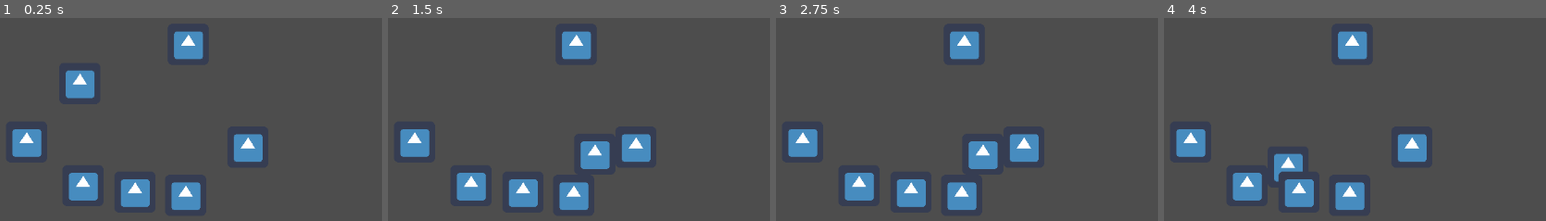
Above: before the commit, frames 1-4 (left to right).
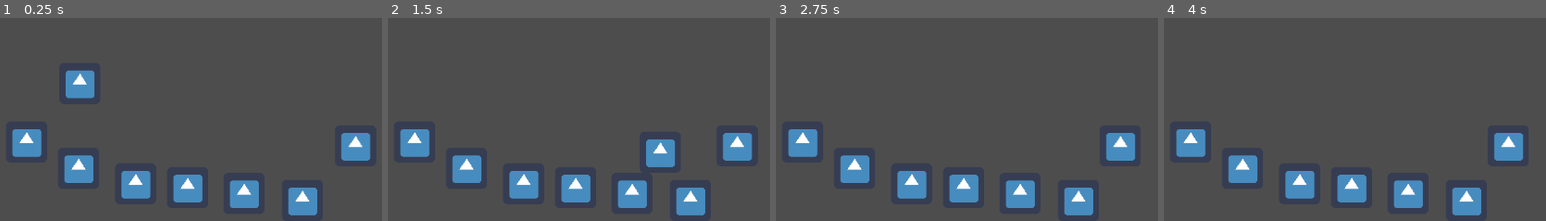
Above: after the commit, the same moments.

Repository: phepro/Project-informatica-1
Game: Godot game, scene res://main.tscn
Two runs of this game, one before a commit and one after it. Both use one fixed random seed, a clock stepped at 60 frames per second and the inputs below. The engine's default icon, where the game draws it, is replaced by a stand-in: a white triangle on a blue panel in a dark square.
Inputs (mouse positions are in pixels of both pictures, inside the frame that each line leads up to):
- Up to frame 1 (0.25 s): no input
- Up to frame 2 (1.5 s): move the mouse to (outside the picture) at 0.52 s; press the mouse at (outside the picture) at 0.53 s; hold Right (move_right) 0.53-1.28 s; move the mouse to (556, 34) at 1.27 s; release the mouse at (556, 34) at 1.28 s; hold Down (move_down) from 1.28 s (still down); click (556, 34) at 1.35 s
- Up to frame 3 (2.75 s): tap Enter at 2 s; move the mouse to (outside the picture) at 2.02 s; release Down (move_down) at 2.03 s; press the mouse at (outside the picture) at 2.03 s; hold Right (move_right) from 2.03 s (still down)
- Up to frame 4 (4 s): tap Space at 2.75 s; move the mouse to (1442, 95) at 2.77 s; release Right (move_right) at 2.78 s; release the mouse at (1442, 95) at 2.78 s; hold Up (move_up) 2.78-3.53 s; click (1442, 95) at 2.85 s; move the mouse to (outside the picture) at 3.52 s; press the mouse at (outside the picture) at 3.53 s; hold Left (move_left) from 3.53 s (still down)

The runs differ from the first frame. In frame 1, 8.6% of the frame differs, in the area x 16-98%, y 6-98%; in frame 2, 10%, in the area x 16-96%, y 6-98%; in frame 3, 9.6%; in frame 4, 9.3%.
Error after the commit: Invalid access to property or key 'position' on a base object of type 'null instance'. (res://enemy.gd:16)

Commit message:
Added enemy and attack
I also fixed some things

Diff:
--- /dev/null
+++ b/Game/enemy.gd
@@ -0,0 +1,24 @@
+extends RigidBody2D
+var player_position = Vector2.ZERO
+var speed = 10
+
+# Called when the node enters the scene tree for the first time.
+func _ready() -> void:
+	pass
+
+
+# Called every frame. 'delta' is the elapsed time since the previous frame.
+func _process(delta: float) -> void:
+	pass
+
+
+func _physics_process(delta: float) -> void:
+	player_position = get_node("../player").position
+	if player_position.x > position.x:
+		position.x += speed * delta
+	if player_position.x < position.x:
+		position.x -= speed * delta
+
+
+func _on_body_entered(body: Node) -> void:
+	queue_free()
--- /dev/null
+++ b/Game/enemy.tscn
@@ -0,0 +1,20 @@
+[gd_scene load_steps=4 format=3 uid="uid://1hb6t4avhmy"]
+
+[ext_resource type="Script" uid="uid://dv6wkggivmsrx" path="res://enemy.gd" id="1_7k104"]
+[ext_resource type="Texture2D" uid="uid://cqicihudtgbno" path="res://icon.png" id="2_4gyqm"]
+
+[sub_resource type="RectangleShape2D" id="RectangleShape2D_qi2p4"]
+size = Vector2(64, 64)
+
+[node name="enemy" type="RigidBody2D" groups=["mobs"]]
+gravity_scale = 0.0
+script = ExtResource("1_7k104")
+metadata/_edit_group_ = true
+
+[node name="Sprite2D" type="Sprite2D" parent="."]
+texture = ExtResource("2_4gyqm")
+
+[node name="CollisionShape2D" type="CollisionShape2D" parent="."]
+shape = SubResource("RectangleShape2D_qi2p4")
+
+[connection signal="body_entered" from="." to="." method="_on_body_entered"]
--- /dev/null
+++ b/Game/fist.gd
@@ -0,0 +1,14 @@
+extends Area2D
+
+# Called when the node enters the scene tree for the first time.
+func _ready() -> void:
+	await get_tree().create_timer(0.5).timeout
+	queue_free()
+
+
+#Deletes both mob and projectile when they both collide
+func body_entered(body):
+	if body.is_in_group("mobs"):
+		body.queue_free()
+		await get_tree().create_timer(0.1).timeout
+		queue_free()
--- /dev/null
+++ b/Game/fist.tscn
@@ -0,0 +1,33 @@
+[gd_scene load_steps=5 format=3 uid="uid://dpn530tfo4jx3"]
+
+[ext_resource type="Script" uid="uid://nqk3ija43hf4" path="res://fist.gd" id="1_cqe2n"]
+[ext_resource type="Texture2D" uid="uid://cqicihudtgbno" path="res://icon.png" id="2_nr678"]
+
+[sub_resource type="SpriteFrames" id="SpriteFrames_qquw1"]
+animations = [{
+"frames": [{
+"duration": 1.0,
+"texture": ExtResource("2_nr678")
+}],
+"loop": true,
+"name": &"punch",
+"speed": 5.0
+}]
+
+[sub_resource type="RectangleShape2D" id="RectangleShape2D_wqflr"]
+size = Vector2(64, 64)
+
+[node name="fist" type="Area2D"]
+rotation = 1.5708
+scale = Vector2(0.8, 1.6)
+script = ExtResource("1_cqe2n")
+metadata/_edit_group_ = true
+
+[node name="AnimatedSprite2D" type="AnimatedSprite2D" parent="."]
+sprite_frames = SubResource("SpriteFrames_qquw1")
+animation = &"punch"
+
+[node name="CollisionShape2D" type="CollisionShape2D" parent="."]
+shape = SubResource("RectangleShape2D_wqflr")
+
+[connection signal="body_entered" from="." to="." method="body_entered"]
--- /dev/null
+++ b/Game/main.gd
@@ -0,0 +1,11 @@
+extends Node
+
+
+# Called when the node enters the scene tree for the first time.
+func _ready() -> void:
+	pass # Replace with function body.
+
+
+# Called every frame. 'delta' is the elapsed time since the previous frame.
+func _process(delta: float) -> void:
+	pass
--- a/Game/main.tscn
+++ b/Game/main.tscn
@@ -1,27 +1,33 @@
-[gd_scene load_steps=3 format=3 uid="uid://b1dqlwn2m7l8i"]
+[gd_scene load_steps=5 format=3 uid="uid://b1dqlwn2m7l8i"]
 
+[ext_resource type="Script" uid="uid://d18ptku1aroqm" path="res://main.gd" id="1_h2yge"]
 [ext_resource type="PackedScene" uid="uid://c6up84g47s4ej" path="res://tile.tscn" id="1_ig7tw"]
 [ext_resource type="PackedScene" uid="uid://c2bse5e4s3is1" path="res://player.tscn" id="2_0xm2m"]
+[ext_resource type="PackedScene" uid="uid://1hb6t4avhmy" path="res://enemy.tscn" id="4_1bvp3"]
 
 [node name="Main" type="Node"]
+script = ExtResource("1_h2yge")
 
 [node name="player" parent="." instance=ExtResource("2_0xm2m")]
 position = Vector2(208, 391)
 
 [node name="tile" parent="." instance=ExtResource("1_ig7tw")]
-position = Vector2(213, 593)
+position = Vector2(206, 566)
 
 [node name="tile4" parent="." instance=ExtResource("1_ig7tw")]
-position = Vector2(377, 373)
+position = Vector2(555, 616)
 
 [node name="tile2" parent="." instance=ExtResource("1_ig7tw")]
-position = Vector2(294, 603)
+position = Vector2(295, 590)
 
 [node name="tile3" parent="." instance=ExtResource("1_ig7tw")]
-position = Vector2(373, 608)
+position = Vector2(376, 596)
 
 [node name="tile5" parent="." instance=ExtResource("1_ig7tw")]
-position = Vector2(470, 533)
+position = Vector2(464, 605)
 
 [node name="tile6" parent="." instance=ExtResource("1_ig7tw")]
 position = Vector2(125, 525)
+
+[node name="enemy" parent="." instance=ExtResource("4_1bvp3")]
+position = Vector2(638, 531)
--- a/Game/player.gd
+++ b/Game/player.gd
@@ -1,5 +1,5 @@
 extends Area2D
-signal hit
+@export var fist : PackedScene
 @export var speed = 400
 var x_velocity = 0
 var y_velocity = 0
@@ -7,6 +7,7 @@
 var collision_width
 var raycast_collision
 var screen_size
+var can_punch = true
 var touching_ground = false
 
 
@@ -15,6 +16,14 @@
 	screen_size = get_viewport_rect().size
 	collision_height = $CollisionShape2D.shape.size.y / 2
 	collision_width = $CollisionShape2D.shape.size.x / 2
+
+
+#Summons a fist
+func punch():
+	var f = fist.instantiate()
+	add_child(f)
+	f.transform = $Punch_Spawn.transform
+	f.scale = Vector2(1.2, 0.6)
 
 
 #returns the maximum/minimum value that isn't zero
@@ -40,7 +49,19 @@
 		if touching_ground:
 			y_velocity = -640
 	if Input.is_action_pressed("move_down"):
-		y_velocity += 1
+		y_velocity += 640
+	if Input.is_action_pressed("punch"):
+		if can_punch:
+			can_punch = false
+			punch()
+			await get_tree().create_timer(2).timeout
+			can_punch = true
+
+	#This causes too many bugs
+	"""if x_velocity > 0:
+		scale = Vector2(1, 1)
+	if x_velocity < 0:
+		scale = Vector2(-1, 1)"""
 
 
 func _physics_process(delta) -> void:
@@ -81,12 +102,10 @@
 		print("dead")
 
 
-func _on_body_entered(body: Node2D) -> void:
-	hit.emit()
-	$CollisionShape2D.set_deferred("disabled", true)
+func _on_body_entered(body) -> void:
+	if body.is_in_group("mobs"):
+		queue_free()
+
+	"""$CollisionShape2D.set_deferred("disabled", true)
 	await get_tree().create_timer(3).timeout
-	$CollisionShape2D.disabled = false
-
-func start(pos):
-	position = pos
-	show()
+	$CollisionShape2D.disabled = false"""
--- a/Game/player.tscn
+++ b/Game/player.tscn
@@ -1,7 +1,8 @@
-[gd_scene load_steps=5 format=3 uid="uid://c2bse5e4s3is1"]
+[gd_scene load_steps=6 format=3 uid="uid://c2bse5e4s3is1"]
 
 [ext_resource type="Texture2D" uid="uid://cqicihudtgbno" path="res://icon.png" id="1_4flbx"]
 [ext_resource type="Script" uid="uid://1wo0fyxdqmxy" path="res://player.gd" id="1_onrkg"]
+[ext_resource type="PackedScene" uid="uid://dpn530tfo4jx3" path="res://fist.tscn" id="2_i3pqv"]
 
 [sub_resource type="SpriteFrames" id="SpriteFrames_i3pqv"]
 animations = [{
@@ -19,6 +20,7 @@
 
 [node name="player" type="Area2D"]
 script = ExtResource("1_onrkg")
+fist = ExtResource("2_i3pqv")
 metadata/_edit_group_ = true
 
 [node name="AnimatedSprite2D" type="AnimatedSprite2D" parent="."]
@@ -59,4 +61,7 @@
 position = Vector2(-31, 31)
 target_position = Vector2(-64, 0)
 
+[node name="Punch_Spawn" type="Marker2D" parent="."]
+position = Vector2(70.4, 0)
+
 [connection signal="body_entered" from="." to="." method="_on_body_entered"]
--- a/Game/project.godot
+++ b/Game/project.godot
@@ -14,6 +14,10 @@
 run/main_scene="uid://b1dqlwn2m7l8i"
 config/features=PackedStringArray("4.4")
 config/icon="res://icon.png"
+
+[global_group]
+
+mobs="For enemy's"
 
 [input]
 
@@ -33,7 +37,6 @@
 "deadzone": 0.2,
 "events": [Object(InputEventKey,"resource_local_to_scene":false,"resource_name":"","device":-1,"window_id":0,"alt_press …(195 unchanged characters)…
 , Object(InputEventKey,"resource_local_to_scene":false,"resource_name":"","device":-1,"window_id":0,"alt_pressed":false …(183 unchanged characters)…
-, Object(InputEventKey,"resource_local_to_scene":false,"resource_name":"","device":-1,"window_id":0,"alt_pressed":false,"shift_pressed":false,"ctrl_pressed":false,"meta_pressed":false,"pressed":false,"keycode":0,"physical_keycode":32,"key_label":0,"unicode":32,"location":0,"echo":false,"script":null)
 ]
 }
 move_down={
@@ -42,6 +45,13 @@
 , Object(InputEventKey,"resource_local_to_scene":false,"resource_name":"","device":-1,"window_id":0,"alt_pressed":false …(183 unchanged characters)…
 ]
 }
+punch={
+"deadzone": 0.2,
+"events": [Object(InputEventMouseButton,"resource_local_to_scene":false,"resource_name":"","device":-1,"window_id":0,"alt_pressed":false,"shift_pressed":false,"ctrl_pressed":false,"meta_pressed":false,"button_mask":0,"position":Vector2(0, 0),"global_position":Vector2(0, 0),"factor":1.0,"button_index":1,"canceled":false,"pressed":false,"double_click":false,"script":null)
+, Object(InputEventKey,"resource_local_to_scene":false,"resource_name":"","device":-1,"window_id":0,"alt_pressed":false,"shift_pressed":false,"ctrl_pressed":false,"meta_pressed":false,"pressed":false,"keycode":0,"physical_keycode":69,"key_label":0,"unicode":101,"location":0,"echo":false,"script":null)
+, Object(InputEventKey,"resource_local_to_scene":false,"resource_name":"","device":-1,"window_id":0,"alt_pressed":false,"shift_pressed":false,"ctrl_pressed":false,"meta_pressed":false,"pressed":false,"keycode":0,"physical_keycode":32,"key_label":0,"unicode":32,"location":0,"echo":false,"script":null)
+]
+}
 
 [rendering]
 
Not shown, added: Game/enemy.gd.uid
Not shown, added: Game/fist.gd.uid
Not shown, added: Game/main.gd.uid
